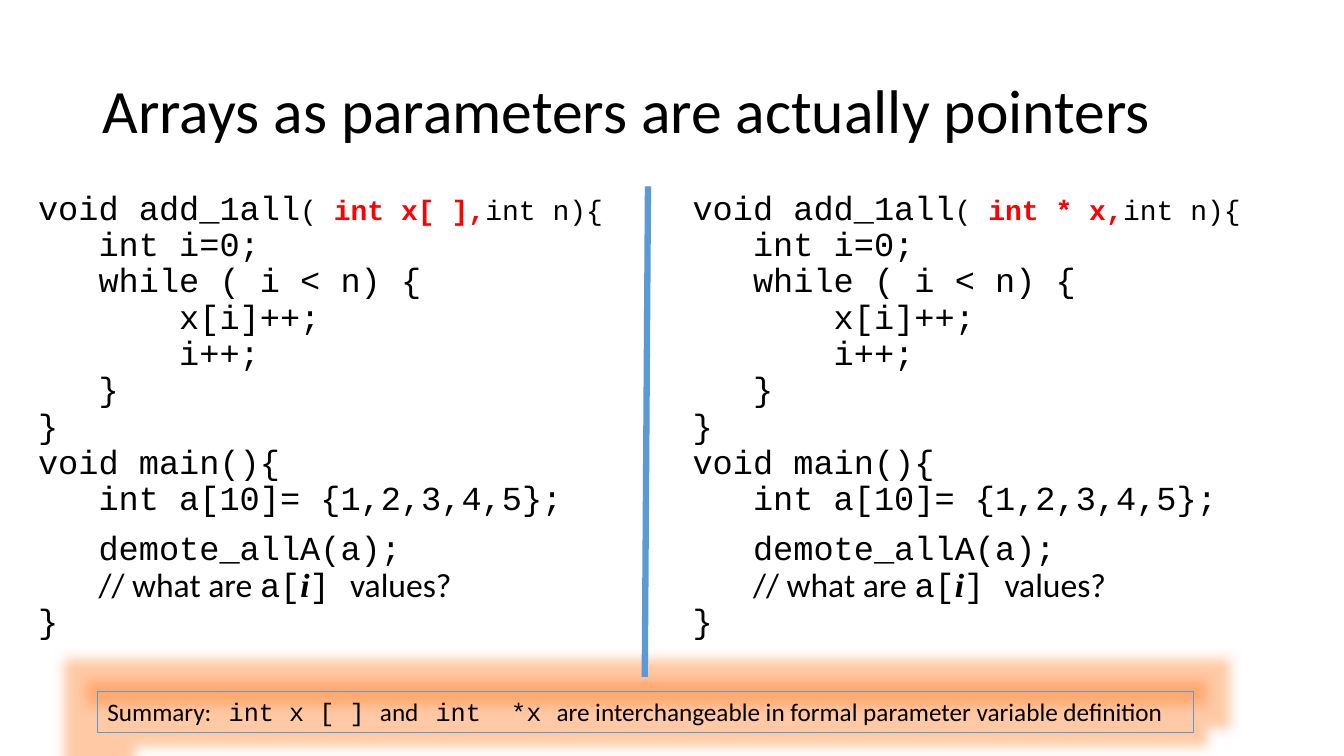
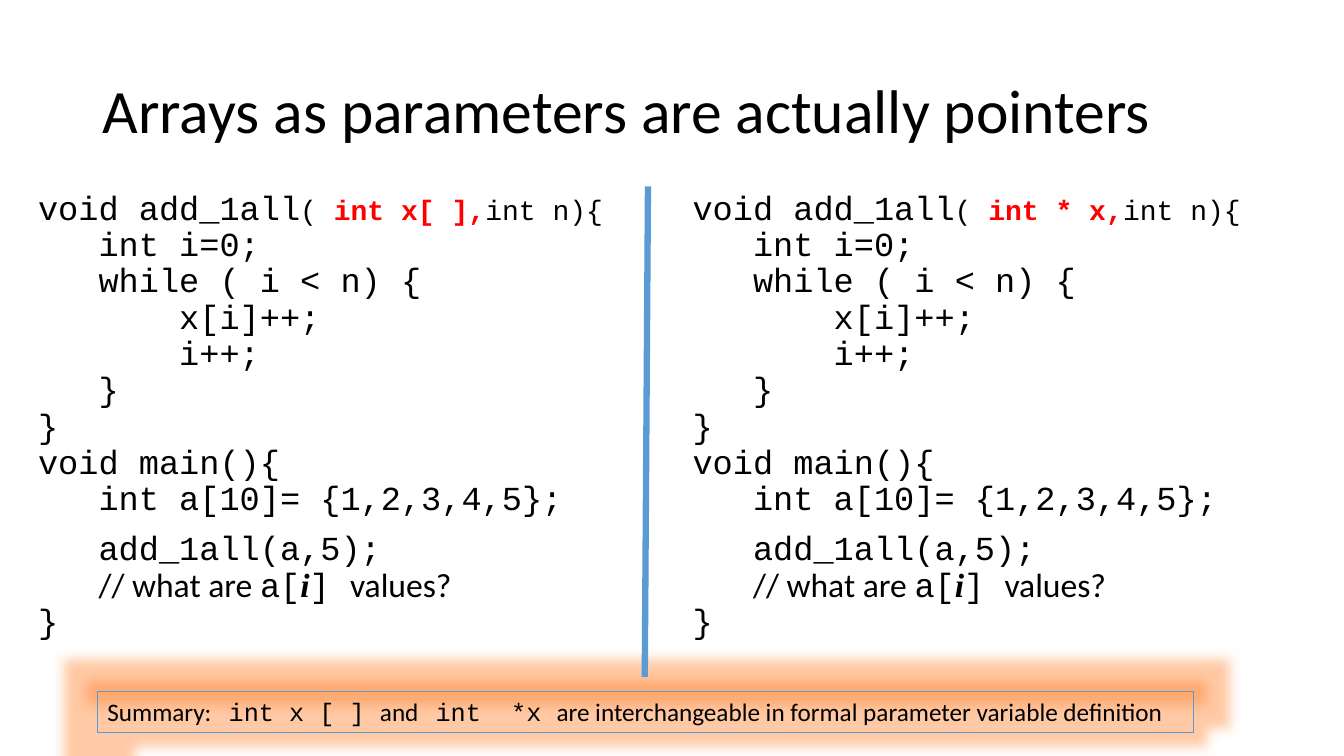
Before and after one commit to rbadrinath/FCP, a slide deck: slide 10 of slides/08-Pointers.pptx. Drawn at 1344x756 pixels with LibreOffice and Linux fonts; fonts in the diff are those of the drawing. Boxes give left, top, right and bottom in pixels: in the first picture for what was removed or moved away, otherwise in the second. Text is boxed around its words. In the diff, an @@ line names an element or a change of style, - is before the commit and + after.

```diff
--- a/slides/08-Pointers.pptx
+++ b/slides/08-Pointers.pptx
@@ text at <box>99,536,452,604</box>: text changed @@
-demote_allA(a);
-// what are a[i] values?
-}
+add_1all(a,5);
+// what are a[i] values?
+}
@@ text at <box>753,536,1107,604</box>: text changed @@
-demote_allA(a);
-// what are a[i] values?
-}
+add_1all(a,5);
+// what are a[i] values?
+}
```
Also in this commit, not shown: 1 other file.
